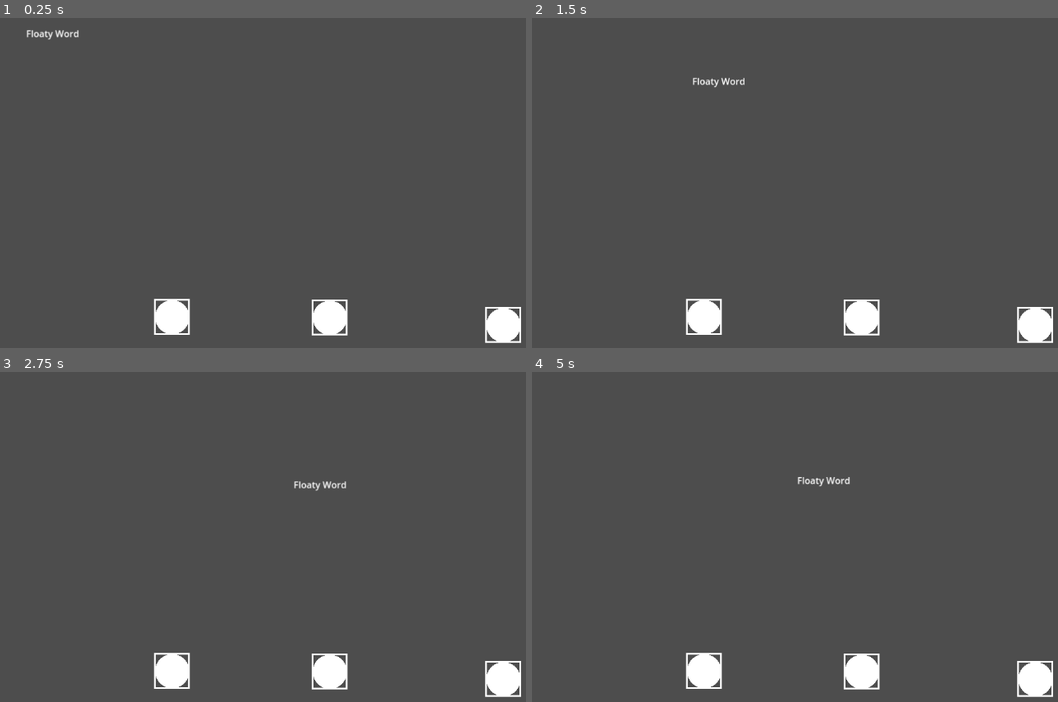
Above: before the commit, frames 1-4 (two rows, left to right).
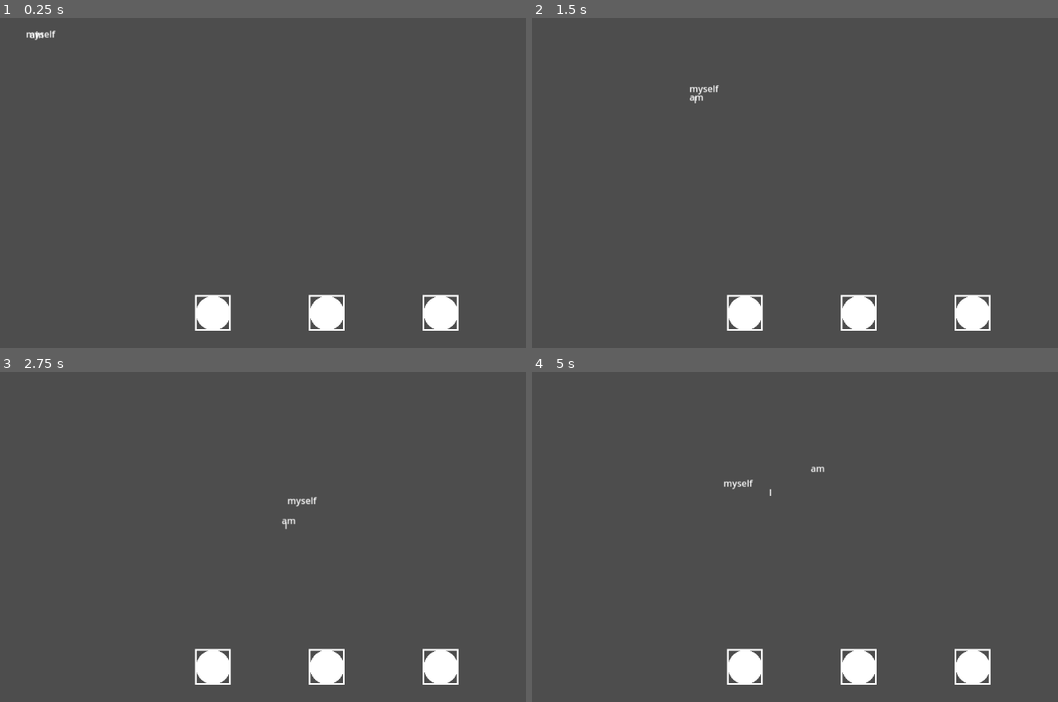
Above: after the commit, the same moments.

Repository: library-rat/Learning_english_fast_version
Game: Godot game, scene res://main_scene.tscn
The game is run twice, just before and just after one commit, with the same random seed, the same clock (stepped at 60 frames per second) and the same inputs.
Inputs (mouse positions are in pixels of both pictures, inside the frame that each line leads up to):
- Up to frame 1 (0.25 s): no input
- Up to frame 2 (1.5 s): move the mouse to (1005, 183) at 0.52 s; click (1005, 183) at 0.6 s; drag from (726, 219) to (863, 126) at 1.27 s
- Up to frame 3 (2.75 s): move the mouse to (394, 474) at 2.02 s; click (394, 474) at 2.1 s
- Up to frame 4 (5 s): drag from (826, 629) to (663, 500) at 2.77 s; move the mouse to (1057, 612) at 3.52 s; click (1057, 612) at 3.6 s; drag from (663, 500) to (863, 480) at 4.27 s

The runs differ from the first frame. In frame 1, 3.3% of the frame differs, in the area x 4-100%, y 3-99%; in frame 2, 3.3%; in frame 3, 3.4%, in the area x 29-100%, y 33-99%; in frame 4, 3.4%.

Commit message:
main scene working

Diff:
--- a/guess_manager.gd
+++ b/guess_manager.gd
@@ -1,15 +1,23 @@
 extends Node2D
 
-var guess_phrase = "I am me"
+var guess_word = preload("res://guess_word.tscn")
+var guess_phrase = "I am myself"
 signal list_of_word(list)
+var ecart : int = 200
 # Called when the node enters the scene tree for the first time.
-func _ready():
+func _enter_tree():
 	var list_word = guess_phrase.split(" ")
 	list_of_word.emit(list_word)
-	var screen_size = DisplayServer.screen_get_size()
-	var section : int = screen_size.y/list_word.size()
-
-
+	var screen_size = get_viewport().get_visible_rect().size.x
+	for i in range(list_word.size()) :
+		var new_guess =  guess_word.instantiate()
+		new_guess.position.x = -floor(list_word.size()/ 2)*ecart + screen_size/2
+		new_guess.position.x += ecart*i
+		new_guess.position.x -= ((1 + list_word.size())%2)*ecart/2
+		print(-floor(list_word.size()/ 2)*ecart + ecart*i)
+		print(new_guess.position.x)
+		print(screen_size)
+		add_child(new_guess)
 # Called every frame. 'delta' is the elapsed time since the previous frame.
 func _process(delta):
 	pass
--- a/guess_manager.tscn
+++ b/guess_manager.tscn
@@ -3,4 +3,5 @@
 [ext_resource type="Script" path="res://guess_manager.gd" id="1_4q543"]
 
 [node name="Guess_Manager" type="Node2D"]
+position = Vector2(0, 151)
 script = ExtResource("1_4q543")
--- /dev/null
+++ b/main_scene.gd
@@ -0,0 +1,20 @@
+extends Node2D
+
+var word_scene = load("res://word_trajectory.tscn")
+var word_list
+# Called when the node enters the scene tree for the first time.
+func _ready():
+	for word in word_list :
+		var new_word = word_scene.instantiate()
+		new_word.assign_word(word)
+		add_child(new_word)
+
+
+
+# Called every frame. 'delta' is the elapsed time since the previous frame.
+func _process(delta):
+	pass
+
+
+func _on_guess_manager_list_of_word(list):
+	word_list = list
--- a/main_scene.tscn
+++ b/main_scene.tscn
@@ -1,14 +1,15 @@
 [gd_scene load_steps=5 format=3 uid="uid://dpna0op8rynyd"]
 
-[ext_resource type="PackedScene" uid="uid://dhu6wbwe4i0el" path="res://guess_word.tscn" id="2_q00og"]
+[ext_resource type="Script" path="res://main_scene.gd" id="1_mqdla"]
 [ext_resource type="Script" path="res://WordRestArea.gd" id="3_2qxgc"]
-[ext_resource type="PackedScene" uid="uid://b6ua6x457scph" path="res://word_trajectory.tscn" id="3_bff4i"]
+[ext_resource type="PackedScene" uid="uid://dutduxxp7b2rp" path="res://guess_manager.tscn" id="3_8632v"]
 
 [sub_resource type="CapsuleShape2D" id="CapsuleShape2D_hrpbi"]
 radius = 148.0
 height = 1008.0
 
 [node name="Main_Scene" type="Node2D"]
+script = ExtResource("1_mqdla")
 
 [node name="WordRestArea" type="Area2D" parent="." groups=["Rest_word_Area"]]
 position = Vector2(586, 192)
@@ -18,15 +19,8 @@
 [node name="CollisionShape2D" type="CollisionShape2D" parent="WordRestArea"]
 shape = SubResource("CapsuleShape2D_hrpbi")
 
-[node name="Word_trajectory" parent="." instance=ExtResource("3_bff4i")]
-
-[node name="Guess_word" parent="." instance=ExtResource("2_q00og")]
-position = Vector2(304, 526)
-
-[node name="Guess_word2" parent="." instance=ExtResource("2_q00og")]
-position = Vector2(581, 527)
-
-[node name="Guess_word3" parent="." instance=ExtResource("2_q00og")]
-position = Vector2(886, 540)
+[node name="Guess_Manager" parent="." instance=ExtResource("3_8632v")]
+position = Vector2(0, 519)
 
 [connection signal="body_exited" from="WordRestArea" to="WordRestArea" method="_on_body_exited"]
+[connection signal="list_of_word" from="Guess_Manager" to="." method="_on_guess_manager_list_of_word"]
--- a/word_trajectory.gd
+++ b/word_trajectory.gd
@@ -19,7 +19,8 @@
 			$Follower.progress_ratio = 0
 
 
-
+func assign_word(word : String):
+	$Follower/Dragable_Word.text = word
 
 func _on_dragable_word_generate_curve():
 	curve = Dragable_word.create_curve()
